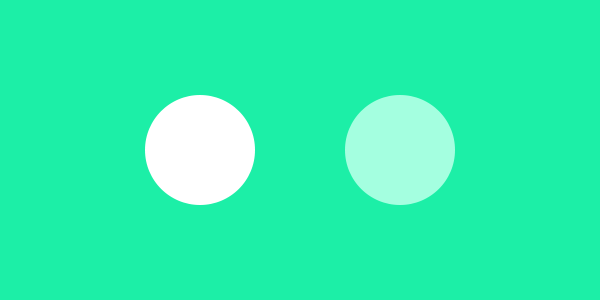
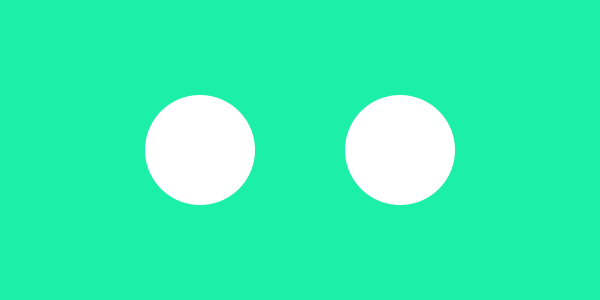
Revision of a layered 600×300 image; what changed, layer by layer:
painted on "Rounded Rectangle 1 copy" over [345, 95, 455, 205]
